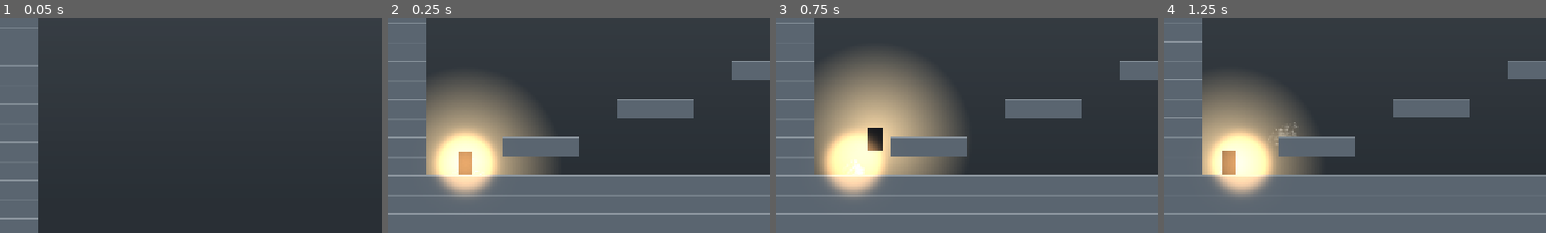
Above: before the commit, frames 1-4 (left to right).
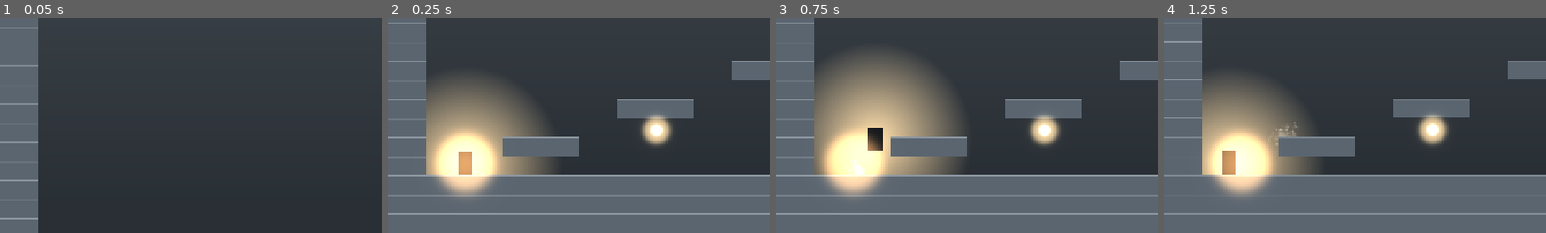
Above: after the commit, the same moments.

Repository: Appalon666/platform
Game: Godot game, scene res://scenes/main.tscn
Two runs of this game, one before a commit and one after it. Both use one fixed random seed, a clock stepped at 60 frames per second and the inputs below.
Inputs (mouse positions are % of the whole screen's width and height, from its top left):
- Up to frame 1 (0.05 s): no input
- Up to frame 2 (0.25 s): no input
- Up to frame 3 (0.75 s): tap Enter at 0.5 s; move the mouse to (72, 45) at 0.52 s; hold D (move_right) from 0.53 s (still down); tap Space (jump) at 0.6 s; click (72, 45) at 0.67 s
- Up to frame 4 (1.25 s): keep holding D (move_right); tap Space (jump) at 0.77, 1.07 s
The pictures show only the part of the screen within x 0-50%, y 50-100%; the shares and areas given below are measured in that part.

Frame 1 is identical in both runs. In frame 2, 1.0% of the frame differs, in the area x 66-75%, y 44-60%; in frame 3, 1.0%; in frame 4, 1.0%.

Commit message:
feat: способность-гейт «двойной прыжок» + пикап Ability (Фаза 3)
- player: двойной прыжок (max_air_jumps), разблокируется unlock_double_jump();
  перезарядка на земле и от стены; воздушный прыжок с янтарными искрами
- Ability-префаб: янтарный осколок, касание → разблокировка + исчезает
- Пикап размещён в room1 (рано, достижим обычным прыжком)
- Проверено: подбор разблокирует, способность сохраняется между комнатами

Co-Authored-By: Claude Opus 4.8 (1M context) <noreply@anthropic.com>

Diff:
--- /dev/null
+++ b/scenes/prefabs/Ability.tscn
@@ -0,0 +1,29 @@
+[gd_scene load_steps=5 format=3]
+
+[ext_resource type="Script" path="res://scripts/prefabs/ability.gd" id="1"]
+[ext_resource type="Texture2D" path="res://assets/vfx/kenney_particles/circle_05.png" id="2"]
+
+[sub_resource type="CircleShape2D" id="1"]
+radius = 30.0
+
+[sub_resource type="CanvasItemMaterial" id="2"]
+blend_mode = 1
+
+[node name="Ability" type="Area2D"]
+collision_mask = 1
+script = ExtResource("1")
+
+[node name="Col" type="CollisionShape2D" parent="."]
+shape = SubResource("1")
+
+[node name="Glow" type="Sprite2D" parent="."]
+texture = ExtResource("2")
+material = SubResource("2")
+scale = Vector2(0.26, 0.26)
+modulate = Color(1, 0.816, 0.541, 1)
+
+[node name="Core" type="Sprite2D" parent="."]
+texture = ExtResource("2")
+material = SubResource("2")
+scale = Vector2(0.1, 0.1)
+modulate = Color(1, 1, 1, 1)
--- a/scenes/rooms/room1.tscn
+++ b/scenes/rooms/room1.tscn
@@ -7,6 +7,7 @@
 [ext_resource type="PackedScene" path="res://scenes/prefabs/Spike.tscn" id="5_spike"]
 [ext_resource type="PackedScene" path="res://scenes/prefabs/Checkpoint.tscn" id="6_cp"]
 [ext_resource type="PackedScene" path="res://scenes/prefabs/Enemy.tscn" id="7_enemy"]
+[ext_resource type="PackedScene" path="res://scenes/prefabs/Ability.tscn" id="8_ability"]
 
 [node name="room1" type="Node2D" unique_id=63455047]
 script = ExtResource("2_room")
@@ -48,3 +49,6 @@
 
 [node name="Enemy2" parent="." unique_id=454150979 instance=ExtResource("7_enemy")]
 position = Vector2(5000, 1340)
+
+[node name="DoubleJump" parent="." instance=ExtResource("8_ability")]
+position = Vector2(450, 1300)
--- a/scripts/player.gd
+++ b/scripts/player.gd
@@ -17,6 +17,7 @@
 @export var coyote_time := 0.10             ## Можно прыгнуть чуть-чуть после схода с края
 @export var jump_buffer := 0.10             ## Прыжок засчитается, если нажал за миг до земли
 @export var jump_cut := 0.45                ## Отпустил рано — прыжок короче (variable jump)
+@export var max_air_jumps := 1              ## Сколько прыжков в воздухе даёт двойной прыжок
 
 @export_group("Стены")
 @export var wall_slide_speed := 130.0
@@ -54,6 +55,8 @@
 var _shake := 0.0                           ## Текущая амплитуда тряски камеры
 var _dead := false                          ## На время смерти-стоп-кадра глушим управление
 var _was_on_floor := false                  ## Для детекта момента приземления
+var _has_double_jump := false               ## Способность-гейт: разблокируется пикапом
+var _air_jumps := 0                          ## Осталось прыжков в воздухе
 
 @onready var _cam: Camera2D = $Camera2D
 
@@ -104,6 +107,7 @@
 	if is_on_floor():
 		_coyote = coyote_time
 		_can_dash = true
+		_air_jumps = max_air_jumps           # перезарядка воздушных прыжков на земле
 
 	# --- Горизонталь (с блокировкой после отскока от стены) ---
 	if _wall_lock <= 0.0:
@@ -139,9 +143,18 @@
 			_wall_lock = wall_jump_lock
 			_buffer = 0.0
 			_can_dash = true
+			_air_jumps = max_air_jumps        # отскок от стены тоже перезаряжает
 			Sfx.play("walljump")
 			_add_shake(walljump_shake)
 			Fx.dust(global_position + Vector2(-n.x * 12, 0), Palette.CH1_FOG, 6)
+		elif _has_double_jump and _air_jumps > 0:
+			# --- Двойной прыжок (способность-гейт) ---
+			velocity.y = jump_velocity * 0.9
+			_air_jumps -= 1
+			_buffer = 0.0
+			Sfx.play("jump", 1.1)
+			_add_shake(jump_shake)
+			Fx.burst(global_position, Palette.AMBER_CORE, 10, 120.0, 0.4, "glow")
 
 	# --- Приземление: удар о землю после заметного падения = звук, пыль, тряска ---
 	var fall_speed := velocity.y
@@ -203,6 +216,12 @@
 	_add_shake(jump_shake)
 	Sfx.play("jump", 1.15)
 
+## Разблокировать двойной прыжок (способность-гейт). Зовёт пикап Ability.
+func unlock_double_jump() -> void:
+	_has_double_jump = true
+	_air_jumps = max_air_jumps
+
+
 ## Прибытие в комнату (World при переходе): встать сюда, обнулить инерцию и сделать
 ## это точкой возрождения, пока не тронут чекпоинт внутри новой комнаты.
 func arrive(pos: Vector2) -> void:
--- /dev/null
+++ b/scripts/prefabs/ability.gd
@@ -0,0 +1,15 @@
+extends Area2D
+class_name Ability
+## Пикап способности «двойной прыжок» — янтарный осколок движения. Касание игроком →
+## разблокировка + исчезает. Способность живёт на игроке, сохраняется между комнатами.
+
+func _ready() -> void:
+	body_entered.connect(_on_body)
+
+func _on_body(b: Node) -> void:
+	if not b.is_in_group("player") or not b.has_method("unlock_double_jump"):
+		return
+	b.unlock_double_jump()
+	Sfx.play("checkpoint", 1.4)
+	Fx.burst(global_position, Palette.AMBER_LIGHT, 28, 240.0, 0.9, "glow")
+	queue_free()
Not shown, added: scripts/prefabs/ability.gd.uid
